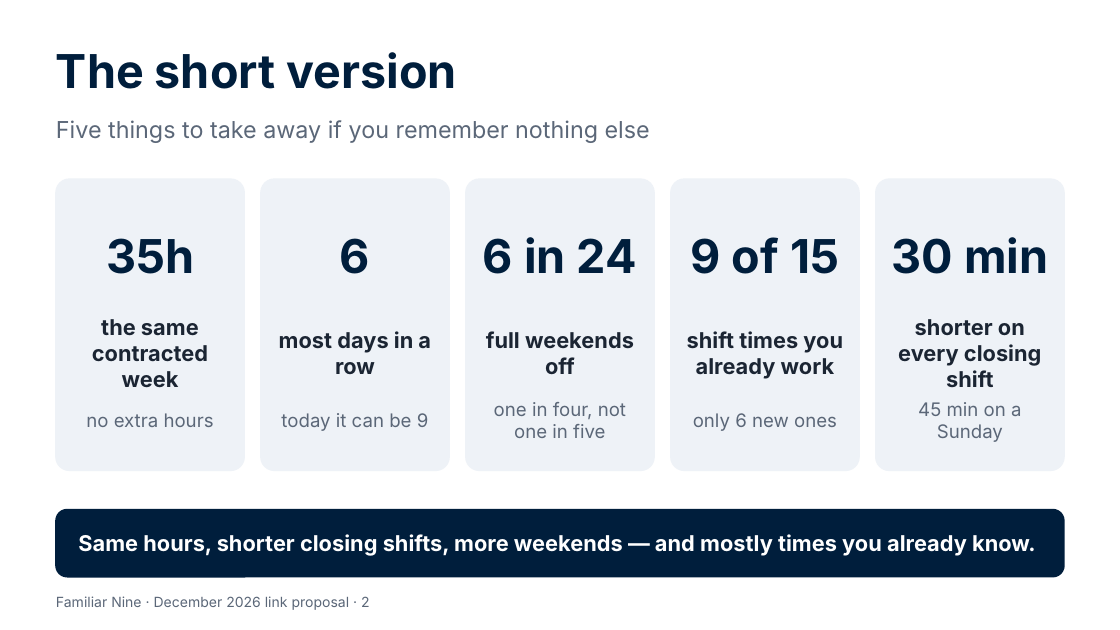
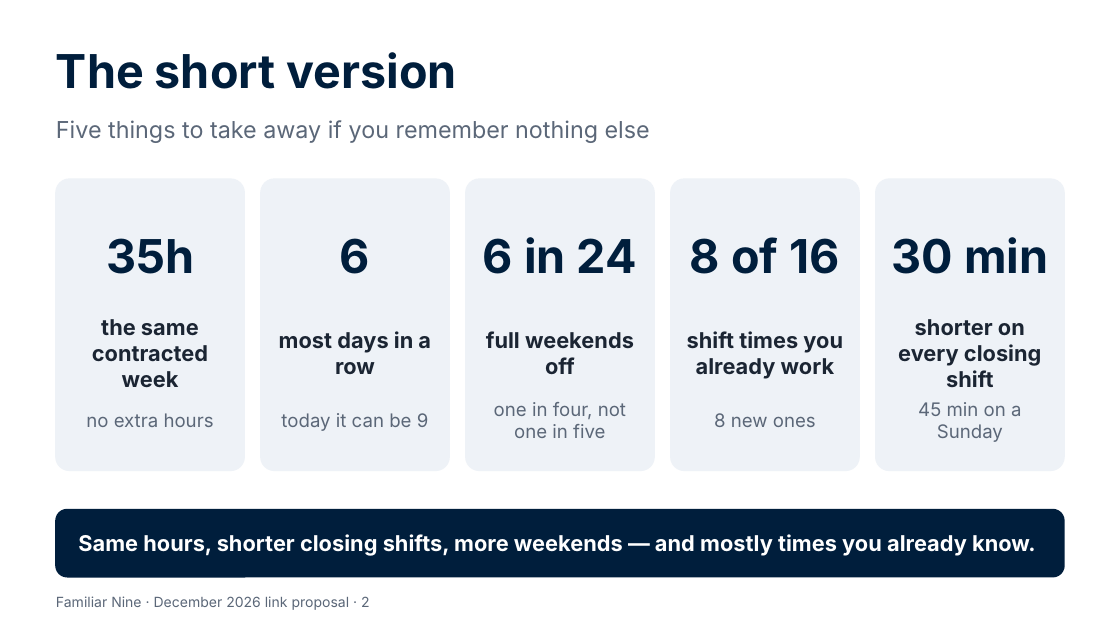
Before and after one commit to Garethdavidmiller/roster-app, a slide deck: slide 2 of docs/proposals/presentations/Familiar-Nine-for-colleagues.pptx. Drawn at 1120x630 pixels with LibreOffice and Linux fonts; fonts in the diff are those of the drawing. Boxes give left, top, right and bottom in pixels: in the first picture for what was removed or moved away, otherwise in the second. Text is boxed around its words. In the diff, an @@ line names an element or a change of style, - is before the commit and + after.

```diff
--- a/docs/proposals/presentations/Familiar-Nine-for-colleagues.pptx
+++ b/docs/proposals/presentations/Familiar-Nine-for-colleagues.pptx
@@ text at box(690, 237, 839, 274): text changed @@
-9 of 15
+8 of 16
@@ text at box(714, 413, 816, 427): text changed @@
-only 6 new ones
+8 new ones
```
Also in this commit, not shown: 5 other slides changed, 4 other files.
